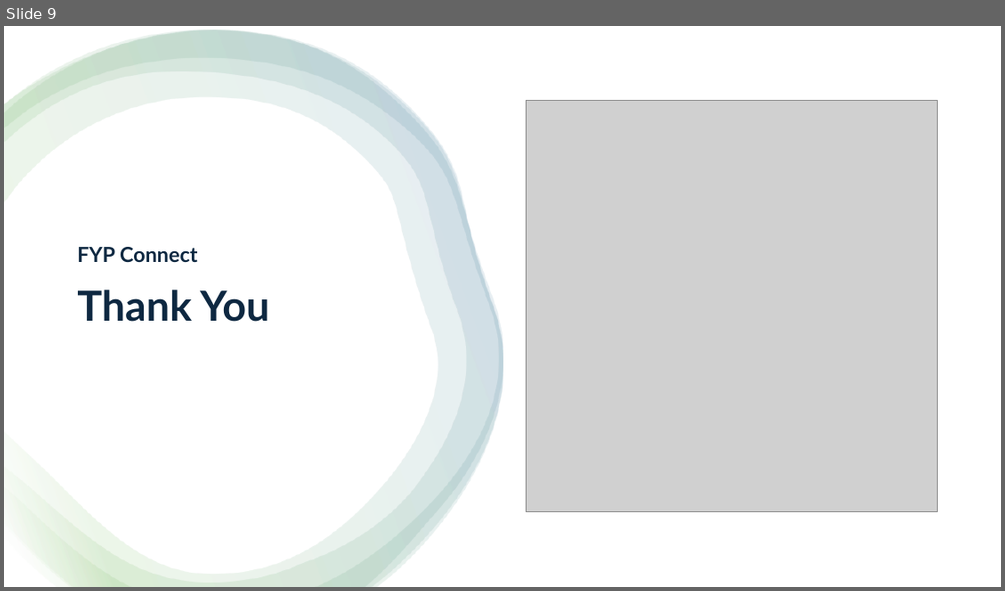
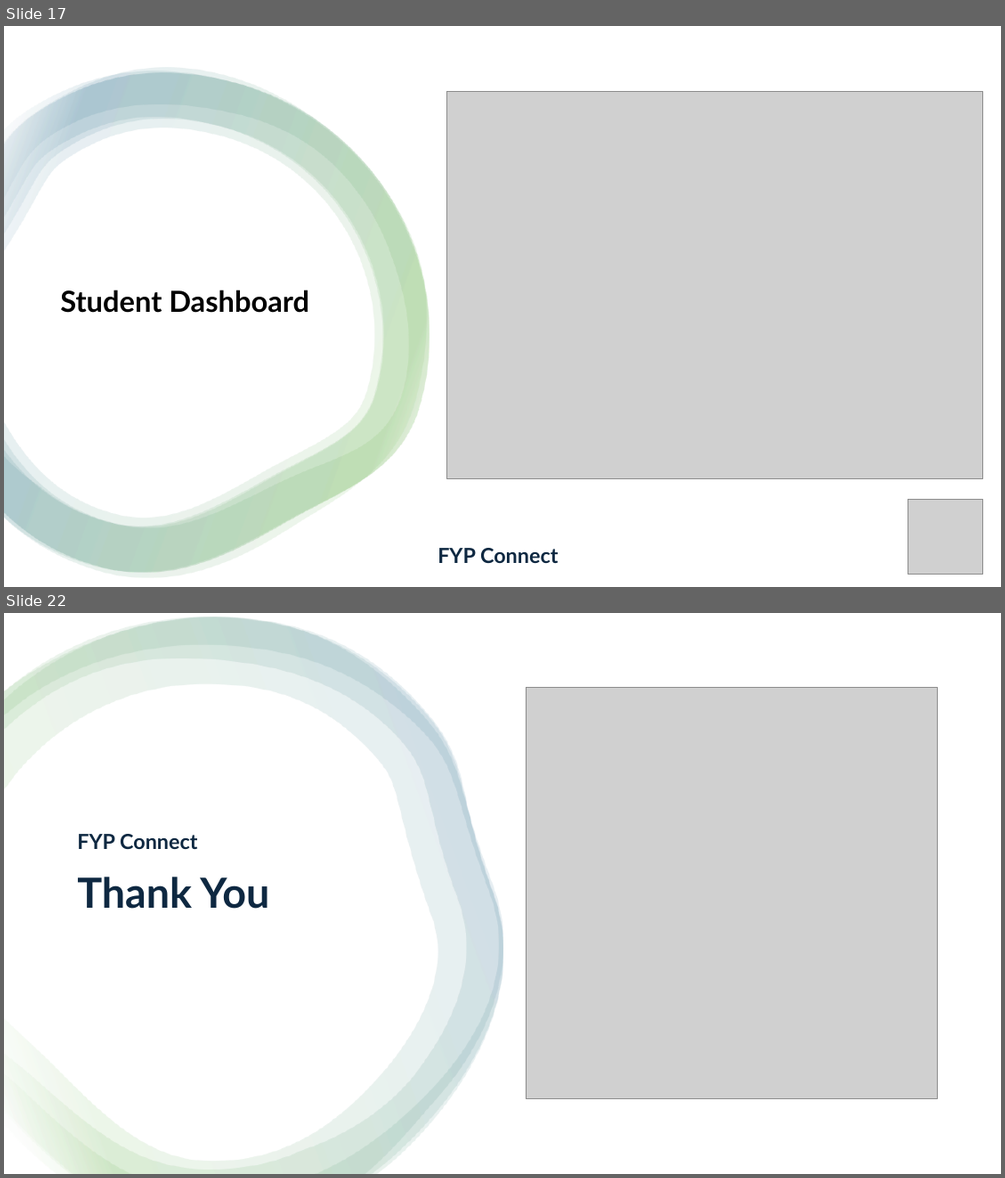
Before and after one commit to LUCIDSoftwares/FYPConnect, a slide deck: FinalDocs/presentation.pptx. Shown one above the other, each under a label of ours: slide 9 before the commit, slides 17 and 22 after it; the slides between them are not shown. The pictures are 1005x591 and 1005x1178 pixels, drawn with LibreOffice and Linux fonts; fonts in the diff are those of the drawing; grey boxes stand for pictures; background and template pictures are left out. Boxes give left, top, right and bottom in pixels: in the first picture for what was removed or moved away, otherwise in the second. Text is boxed around its words. In the diff, an @@ line names an element or a change of style, - is before the commit and + after.

```diff
--- a/FinalDocs/presentation.pptx
+++ b/FinalDocs/presentation.pptx
@@ slide 17 added at box(4, 26, 1001, 587), background #FFFFFF @@
@@ rectangle added at box(4, 26, 1001, 587), fill #FFFFFF @@
@@ group added at box(4, 68, 429, 578): 4 freeform shapes @@
@@ picture added at box(447, 92, 983, 479) @@
@@ text added at box(60, 289, 309, 313), 28 pt, text #000000, bold @@
+Student Dashboard
@@ picture added at box(908, 499, 983, 574) @@
@@ text added at box(437, 548, 558, 563), 20 pt, text #0E2841, bold @@
+FYP Connect
@@ what was slide 9 is now slide 22 @@
```
Also in this commit, not shown: 7 slides changed, 12 other slides added, 2 other files.
